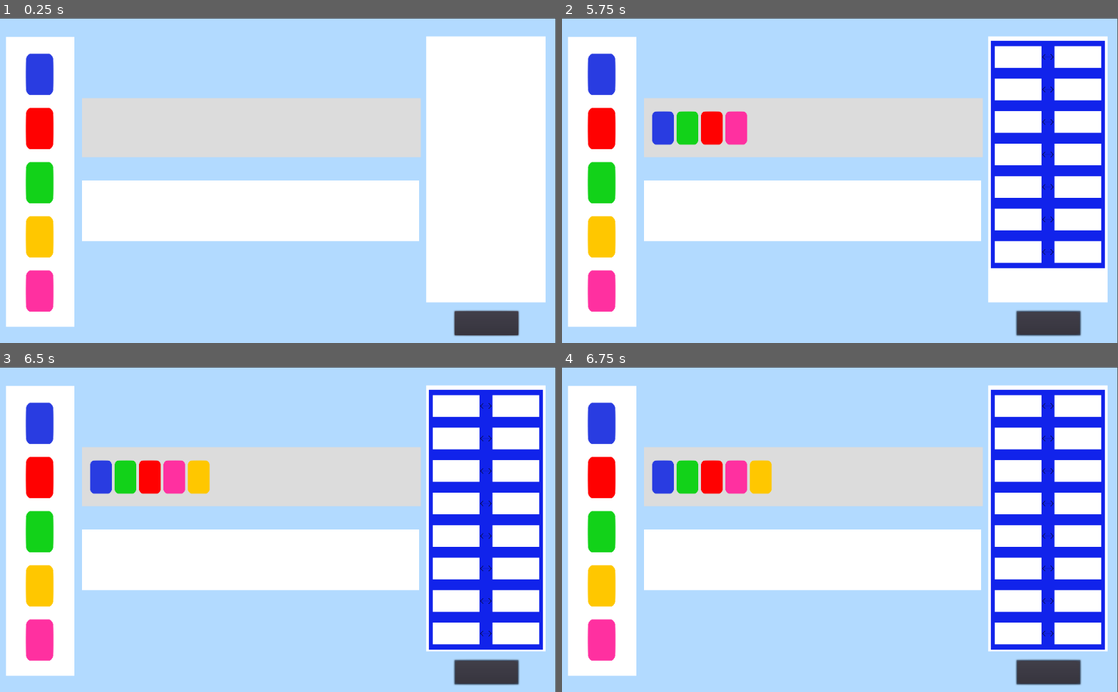
Above: before the commit, frames 1-4 (two rows, left to right).
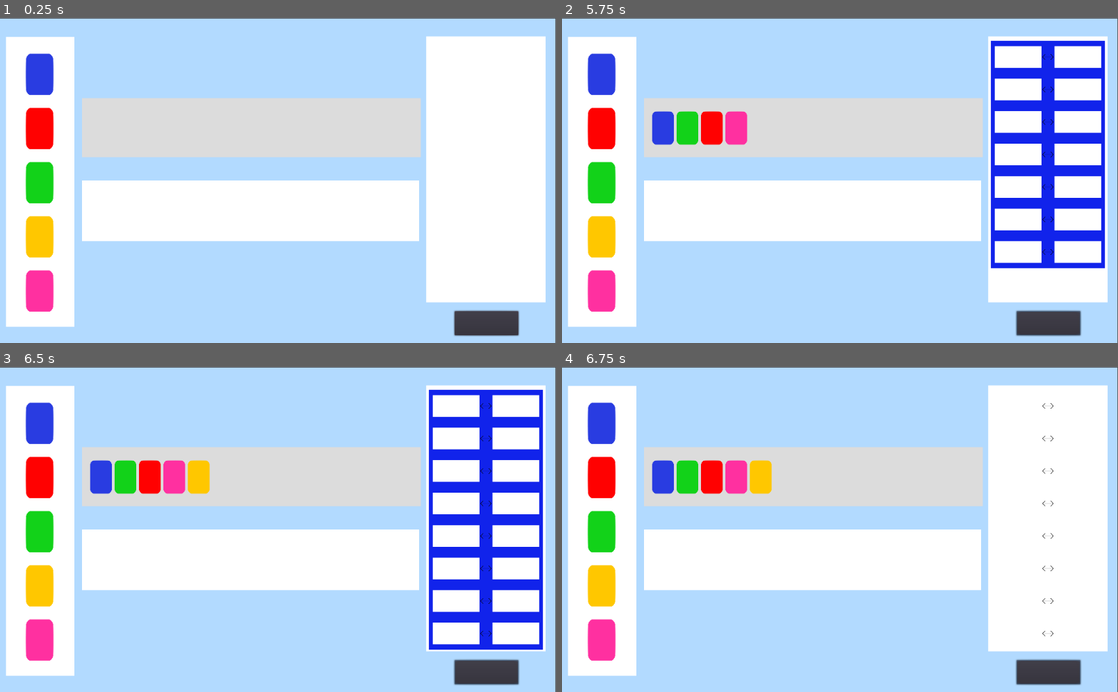
Above: after the commit, the same moments.

Repository: Pertatis/ProjetDomino
Game: Godot game, scene res://Scenes/Main.tscn
The game is run twice, just before and just after one commit, with the same random seed, the same clock (stepped at 60 frames per second) and the same inputs.
Inputs (mouse positions are in pixels of both pictures, inside the frame that each line leads up to):
- Up to frame 1 (0.25 s): no input
- Up to frame 2 (5.75 s): click (1051, 323) at 0.5 s; click (1051, 323) at 1.25 s; click (1051, 323) at 2 s; tap Enter at 2.75, 4.25 s; move the mouse to (600, 73) at 2.77 s; click (600, 73) at 2.92 s; tap Space at 3.5, 5 s; move the mouse to (600, 183) at 3.52 s; click (600, 183) at 3.67 s; move the mouse to (600, 128) at 4.27 s; click (600, 128) at 4.42 s; move the mouse to (600, 291) at 5.02 s; click (600, 291) at 5.17 s
- Up to frame 3 (6.5 s): tap Enter at 5.75 s; move the mouse to (38, 584) at 5.77 s; click (38, 584) at 5.92 s
- Up to frame 4 (6.75 s): tap Space at 6.5 s; move the mouse to (662, 477) at 6.52 s; click (662, 477) at 6.67 s

Frames 1-3 are identical in both runs. In frame 4, 7.9% of the frame differs, in the area x 77-98%, y 6-87%.

Commit message:
added focus change to all

Diff:
--- a/Scenes/Main.gd
+++ b/Scenes/Main.gd
@@ -9,6 +9,7 @@
 
 var regle_inst:PackedScene = preload("res://Scenes/Règle.tscn")
 
+signal base_activer(index_regle)
 
 var base:bool = false
 var objectif:bool = false
@@ -87,6 +88,7 @@
 		objectif = false
 		$"%PanelBase".color = Color.gainsboro
 		$"%PanelObjectif".color = Color.white
+		emit_signal("base_activer",-1)
 
 
 func _on_PanelObjectif_gui_input(event):
@@ -95,6 +97,7 @@
 		$"%PanelObjectif".color = Color.gainsboro
 		base = false
 		$"%PanelBase".color = Color.white
+		emit_signal("base_activer",-1)
 
 func _on_Button_pressed():
 	if $"%PanelRegles".get_child_count() -1 < max_nb_regles :
@@ -103,8 +106,30 @@
 		instance_regle.connect("regle_activer",self,"regle_activer_handle")
 		$"%PanelRegles".add_child(instance_regle)
 
-func regle_activer_handle():
+func regle_activer_handle(index):
 	base = false
 	objectif = false
 	$"%PanelBase".color = Color.white
 	$"%PanelObjectif".color = Color.white
+
+	_on_Fond_base_activer(index)
+
+
+
+func _on_Fond_base_activer(index_regle):
+	var children = $"%PanelRegles".get_children()
+	for child in children:
+		if child is Position2D or (index_regle != -1 and child.get_index() == index_regle) :
+			continue
+		if child.name.find("Regle") >= 0:
+			remove_focus_regle(child)
+
+func remove_focus_regle(regle):
+	# Getting ColorRect
+	var regle_children = regle.get_children()[0]
+	print(regle_children)
+	regle_children.color = Color.white
+	#Getting the children of ColorRect
+	regle_children = regle_children.get_children()
+	regle_children[1].color = Color.white
+	regle_children[3].color = Color.white
--- a/Scenes/Main.tscn
+++ b/Scenes/Main.tscn
@@ -97,6 +97,7 @@
 margin_right = 955.0
 margin_bottom = 586.0
 
+[connection signal="base_activer" from="." to="." method="_on_Fond_base_activer"]
 [connection signal="gui_input" from="PanelFond/PanelObjectif" to="." method="_on_PanelObjectif_gui_input"]
 [connection signal="click_domino_bleu" from="PanelFond/PanelPalette/DominoPaletteBleu" to="." method="_on_DominoPaletteBleu_click_domino_bleu"]
 [connection signal="supp_domino_bleu" from="PanelFond/PanelPalette/DominoPaletteBleu" to="." method="_on_DominoPaletteBleu_supp_domino_bleu"]
--- a/Scenes/Règle.gd
+++ b/Scenes/Règle.gd
@@ -1,11 +1,13 @@
 extends Node2D
 
-signal regle_activer
+signal regle_activer(index)
 
 var gauche:bool = false
 var droite:bool = false
 var regle: bool = false
 
+func _ready():
+	pass
 
 func _on_ColorRect_gui_input(event):
 	if event is InputEventMouseButton and event.button_index == BUTTON_LEFT and event.is_pressed():
@@ -14,7 +16,7 @@
 		if not droite:
 			gauche = true
 			$"%Gauche".color = Color.gainsboro
-		emit_signal("regle_activer")
+		emit_signal("regle_activer",get_index())
 
 func _on_Gauche_gui_input(event):
 	if event is InputEventMouseButton and event.button_index == BUTTON_LEFT and event.is_pressed():
@@ -22,7 +24,7 @@
 		droite = false
 		$"%Gauche".color = Color.gainsboro
 		$"%Droite".color = Color.white
-		emit_signal("regle_activer")
+		emit_signal("regle_activer",get_index())
 
 func _on_Droite_gui_input(event):
 	if event is InputEventMouseButton and event.button_index == BUTTON_LEFT and event.is_pressed():
@@ -30,4 +32,4 @@
 		droite = true
 		$"%Gauche".color = Color.white
 		$"%Droite".color = Color.gainsboro
-		emit_signal("regle_activer")
+		emit_signal("regle_activer",get_index())
